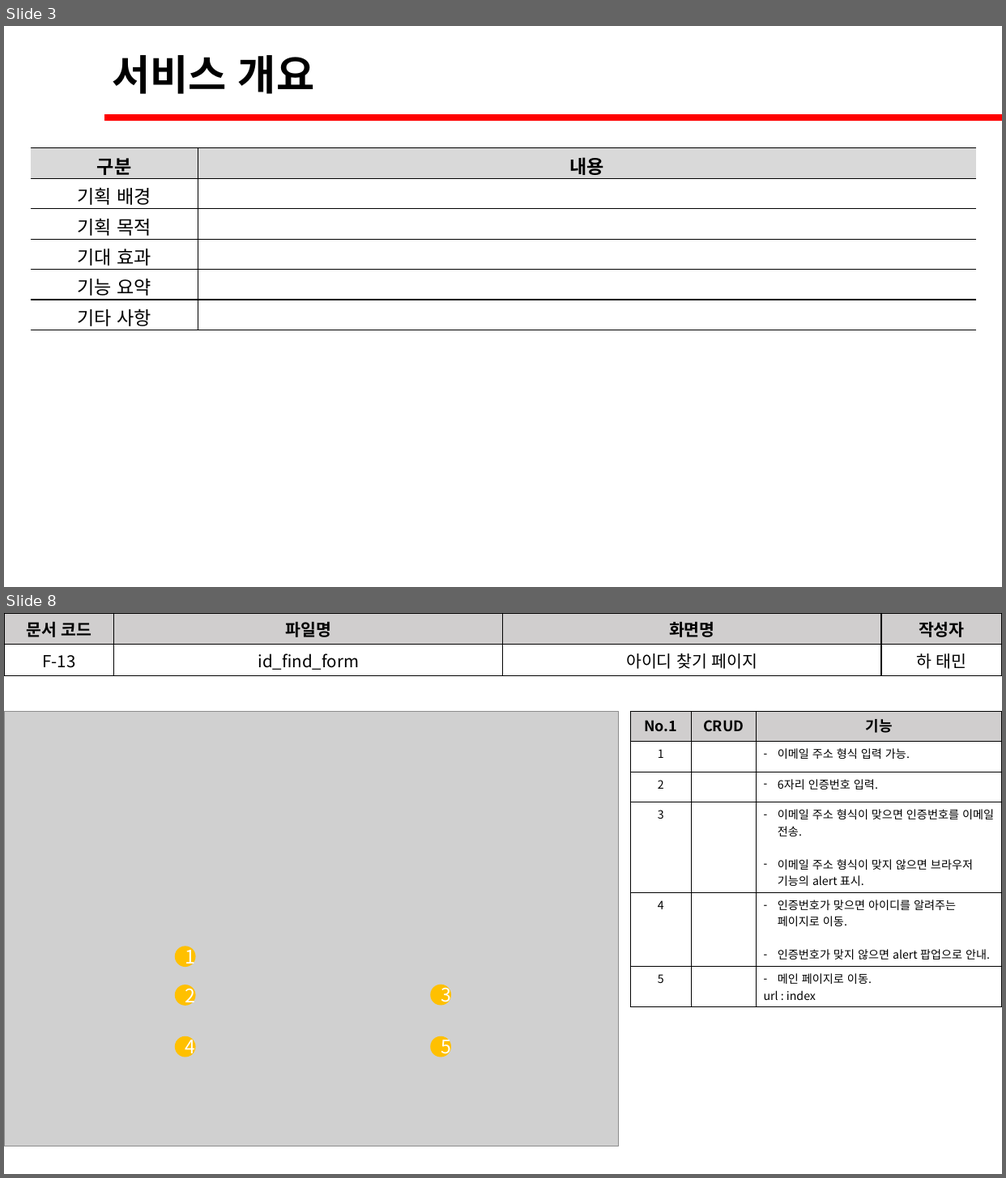
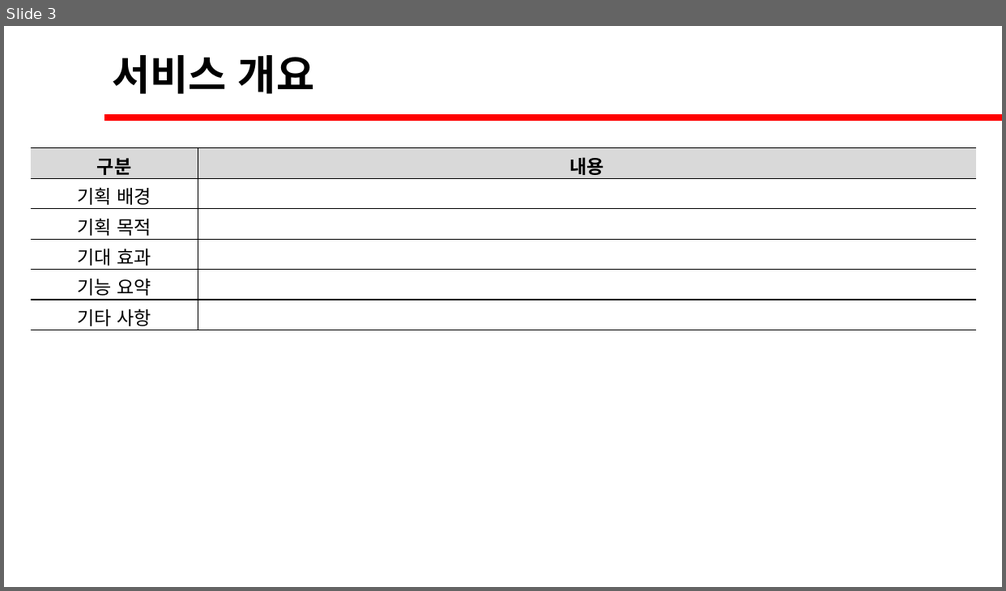
Before and after one commit to David-Ha-1217/Publisher_Portfolio, a slide deck: Documents/화면설계서.pptx. Shown one above the other, each under a label of ours: slides 3 and 8 before the commit, slide 3 after it; the slides between them are not shown. The pictures are 1006x1178 and 1006x591 pixels, drawn with LibreOffice and Linux fonts; fonts in the diff are those of the drawing; grey boxes stand for pictures. Boxes give left, top, right and bottom in pixels: in the first picture for what was removed or moved away, otherwise in the second. Text is boxed around its words. In the diff, an @@ line names an element or a change of style, - is before the commit and + after.

Commit message:
(2020-06-02) 문서 수정 및 사진 추가.

```diff
--- a/Documents/화면설계서.pptx
+++ b/Documents/화면설계서.pptx
@@ slide 8 removed at [4,613,1002,1174], background #FFFFFF @@
@@ table removed at [4,613,1002,674], 2 rows, 4 columns @@
-문서 코드 | 파일명 | 화면명 | 작성자
-F-13 | id_find_form | 아이디 찾기 페이지 | 하 태민
@@ picture removed at [4,711,619,1147] @@
@@ table removed at [631,711,1002,1003], 6 rows, 3 columns @@
-No.1 | CRUD | 기능
-1 |  | 이메일 주소 형식 입력 가능.
-2 |  | 6자리 인증번호 입력.
-3 |  | 이메일 주소 형식이 맞으면 인증번호를 이메일 전송. / 이메일 주소 형식이 맞지 않으면 브라우저 기능의 alert 표시.
-4 |  | 인증번호가 맞으면 아이디를 알려주는 페이지로 이동. / 인증번호가 맞지 않으면 alert 팝업으로 안내.
-5 |  | 메인 페이지로 이동. / url : index
@@ ellipse removed at [175,946,196,967] @@
-1
@@ ellipse removed at [175,985,196,1006] @@
-2
@@ ellipse removed at [431,984,452,1005] @@
-3
@@ ellipse removed at [175,1037,196,1058] @@
-4
@@ ellipse removed at [431,1037,452,1058] @@
-5
```
Also in this commit, not shown: 10 slides changed, 4 slides added, 5 other files.
